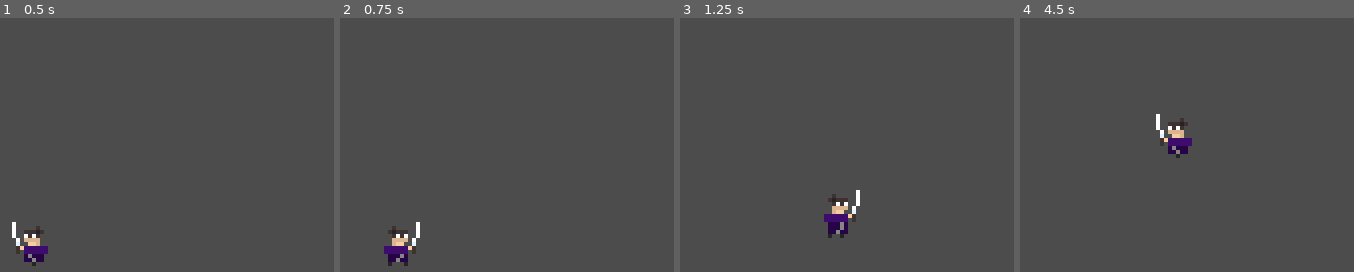
Above: before the commit, frames 1-4 (left to right).
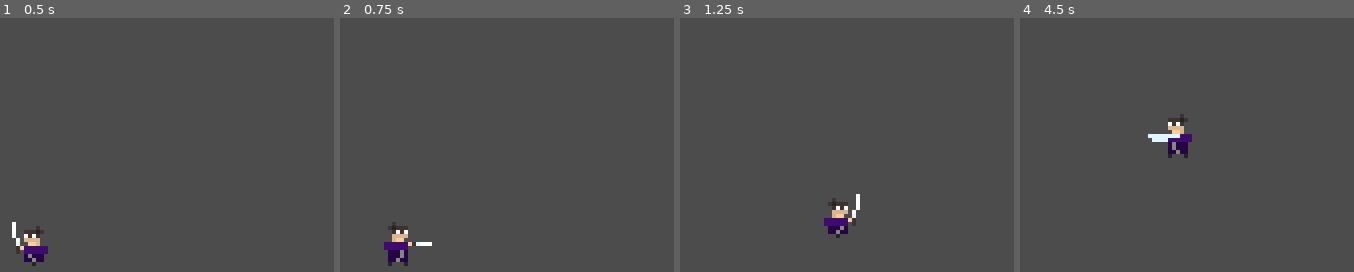
Above: after the commit, the same moments.

Repository: nonagaga/Retro-Arcade-Katana
Game: Godot game, scene res://Level1.tscn
The game is run twice, just before and just after one commit, with the same random seed, the same clock (stepped at 60 frames per second) and the same inputs.
Inputs:
- Up to frame 1 (0.5 s): no input
- Up to frame 2 (0.75 s): hold Right (ui_right) from 0.53 s (still down); hold K (attack, bound only after the commit) from 0.53 s (still down)
- Up to frame 3 (1.25 s): keep holding Right (ui_right); keep holding K (attack, bound only after the commit); tap J (jump) at 0.77 s
- Up to frame 4 (4.5 s): release Right (ui_right) at 1.28 s; release K (attack, bound only after the commit) at 1.28 s; hold Left (ui_left) 1.28-2.03 s; tap K (attack, bound only after the commit) at 1.35, 2.85, 4.35 s; tap J (jump) at 1.52, 3.02, 3.77 s; hold K (attack, bound only after the commit) 2.03-2.78 s; hold Right (ui_right) 2.03-3.53 s; hold K (attack, bound only after the commit) 3.53-4.28 s; hold Left (ui_left) from 3.53 s (still down)

Frame 1 is identical in both runs. In frame 2, 0.8% of the frame differs, in the area x 13-28%, y 80-93%; in frame 3, 0.8%; in frame 4, 0.9%, in the area x 38-52%, y 37-56%.

Commit message:
sword slash

Diff:
--- a/Level1.tscn
+++ b/Level1.tscn
@@ -3,10 +3,9 @@
 [ext_resource path="res://Swordsman.png" type="Texture" id=1]
 [ext_resource path="res://Player.gd" type="Script" id=2]
 
-[sub_resource type="Animation" id=3]
+[sub_resource type="Animation" id=1]
 resource_name = "SideSlash"
 length = 0.4
-loop = true
 tracks/0/type = "value"
 tracks/0/path = NodePath("PlayerSprite:frame")
 tracks/0/interp = 1
@@ -20,8 +19,7 @@
 "values": [ 9, 10, 11, 12 ]
 }
 
-[sub_resource type="Animation" id=1]
-resource_name = "TopSlash"
+[sub_resource type="Animation" id=2]
 length = 0.4
 loop = true
 tracks/0/type = "value"
@@ -37,8 +35,7 @@
 "values": [ 5, 6, 7, 8 ]
 }
 
-[sub_resource type="Animation" id=2]
-resource_name = "WalkLeft"
+[sub_resource type="Animation" id=3]
 length = 0.5
 loop = true
 tracks/0/type = "value"
@@ -72,6 +69,8 @@
 [node name="AnimationPlayer" type="AnimationPlayer" parent="Player"]
 autoplay = "WalkLeft"
 playback_speed = 1.5
-anims/SideSlash = SubResource( 3 )
-anims/TopSlash = SubResource( 1 )
-anims/WalkLeft = SubResource( 2 )
+anims/SideSlash = SubResource( 1 )
+anims/TopSlash = SubResource( 2 )
+anims/WalkLeft = SubResource( 3 )
+
+[connection signal="animation_finished" from="Player/AnimationPlayer" to="Player" method="_on_AnimationPlayer_animation_finished"]
--- a/Player.gd
+++ b/Player.gd
@@ -1,10 +1,19 @@
 extends KinematicBody2D
+
 onready var sprite = self.get_node("PlayerSprite")
+onready var animPlayer = self.get_node("AnimationPlayer")
+
 export var speed = 50
 export var friction = 0.5
 export var acceleration = 0.2
 export var jump_power = 100
 var velocity = Vector2.ZERO
+
+
+
+func _input(event):
+	if Input.is_action_pressed("attack"):
+		animPlayer.play("SideSlash")
 
 func _physics_process(delta):
 	var input_velocity = Vector2.ZERO
@@ -27,3 +36,7 @@
 		# If there's no input, slow down to (0, 0)
 		velocity = velocity.linear_interpolate(Vector2.ZERO, friction)
 	velocity = move_and_slide(velocity)
+
+
+func _on_AnimationPlayer_animation_finished(anim_name):
+	animPlayer.play("WalkLeft")
--- a/project.godot
+++ b/project.godot
@@ -59,6 +59,12 @@
 , Object(InputEventKey,"resource_local_to_scene":false,"resource_name":"","device":0,"alt":false,"shift":false,"control":false,"meta":false,"command":false,"pressed":false,"scancode":90,"unicode":0,"echo":false,"script":null)
  ]
 }
+attack={
+"deadzone": 0.5,
+"events": [ Object(InputEventKey,"resource_local_to_scene":false,"resource_name":"","device":0,"alt":false,"shift":false,"control":false,"meta":false,"command":false,"pressed":false,"scancode":75,"unicode":0,"echo":false,"script":null)
+, Object(InputEventKey,"resource_local_to_scene":false,"resource_name":"","device":0,"alt":false,"shift":false,"control":false,"meta":false,"command":false,"pressed":false,"scancode":88,"unicode":0,"echo":false,"script":null)
+ ]
+}
 
 [physics]
 
Not shown, changed: .mono/metadata/ide_messaging_meta.txt
